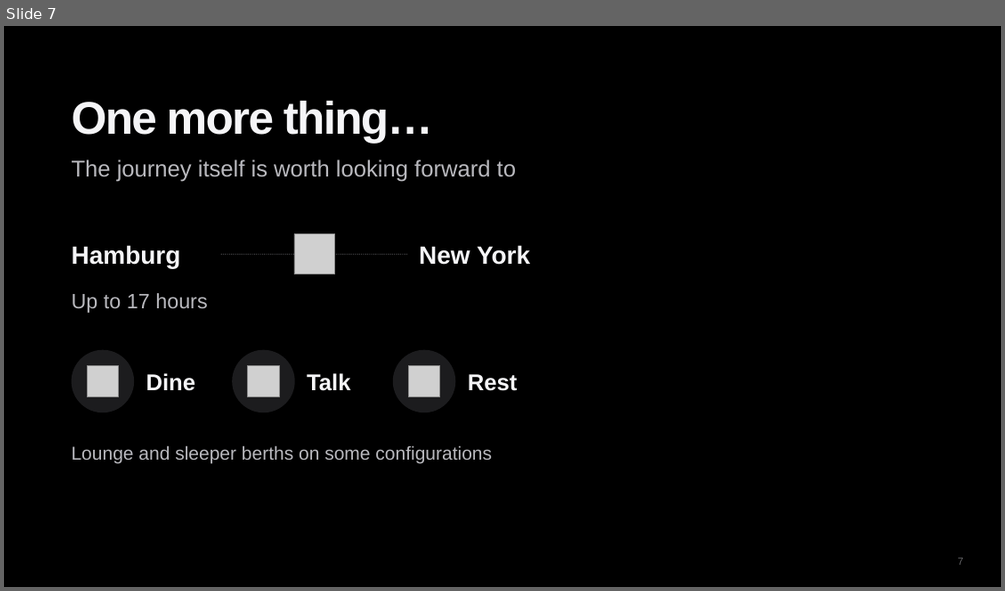
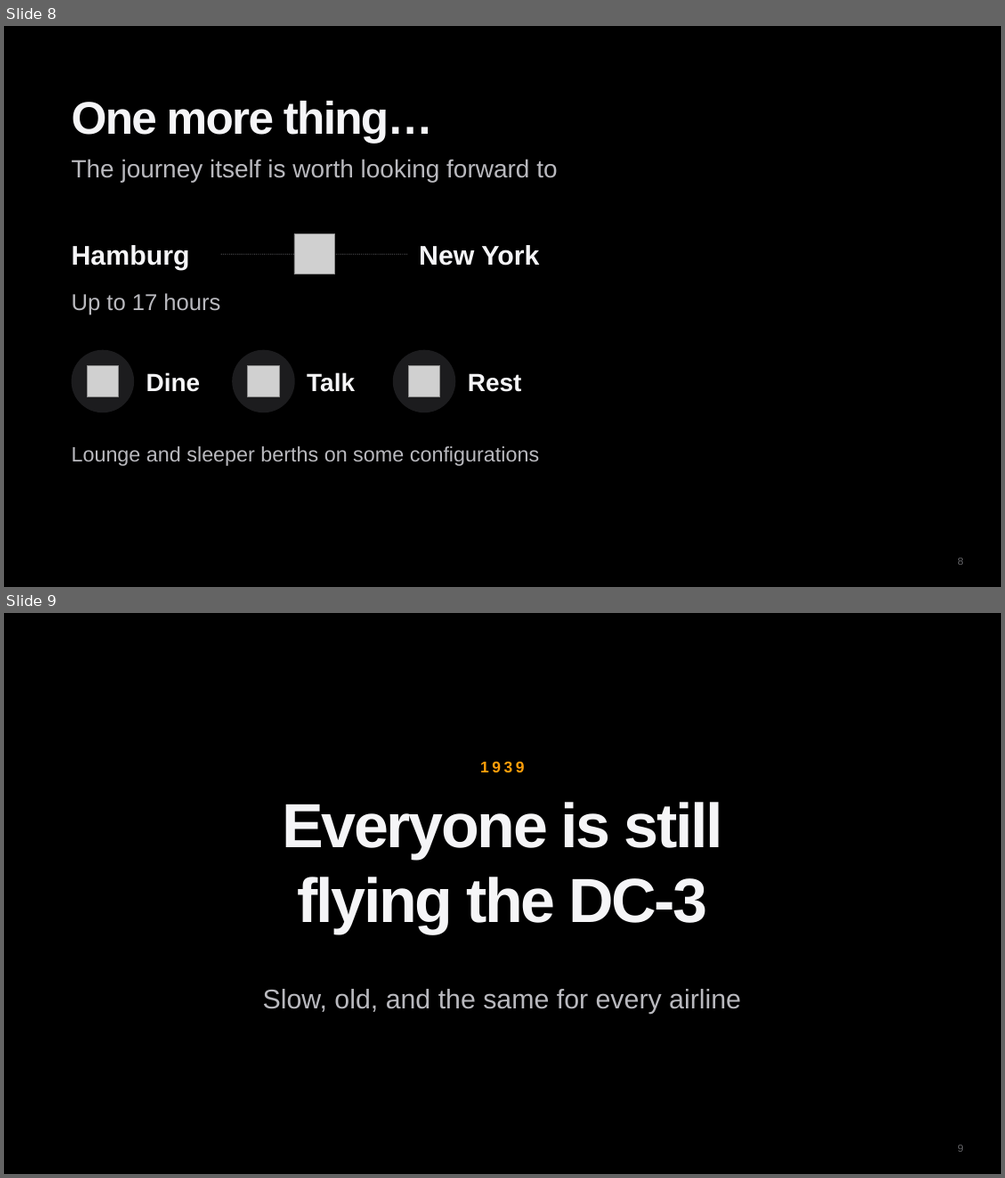
Before and after one commit to diuneilomochaufahai/claude, a slide deck: Constellation_Visual_Pitch_EN.pptx. Shown one above the other, each under a label of ours: slide 7 before the commit, slides 8 and 9 after it. The pictures are 1005x591 and 1005x1178 pixels, drawn with LibreOffice and Linux fonts; fonts in the diff are those of the drawing; grey boxes stand for pictures; background and template pictures are left out. Boxes give left, top, right and bottom in pixels: in the first picture for what was removed or moved away, otherwise in the second. Text is boxed around its words. In the diff, an @@ line names an element or a change of style, - is before the commit and + after.

```diff
--- a/Constellation_Visual_Pitch_EN.pptx
+++ b/Constellation_Visual_Pitch_EN.pptx
@@ slide 9 added at (4, 613, 1001, 1174), background #000000 @@
@@ text added at (480, 761, 524, 772), 15 pt, text #FF9F0A, bold @@
+1939
@@ text added at (282, 802, 723, 933), 60 pt, text #F5F5F7, bold @@
+Everyone is still
+flying the DC-3
@@ text added at (263, 989, 741, 1013), 26 pt, text #B9B9BE @@
+Slow, old, and the same for every airline
@@ page number added at (957, 1144, 963, 1151), 10 pt, text #636366 @@
+9
@@ what was slide 7 is now slide 8 @@
@@ slide 8 changed as well @@
@@ size 22 to 24 pt in 4 elements at (146, 372, 201, 392), (307, 372, 355, 392), (468, 373, 522, 392), (72, 159, 557, 182) @@
@@ text "Hamburg" at (72, 245, 190, 270): size 24 to 26 pt @@
@@ text "New York" at (419, 245, 539, 265): size 24 to 26 pt @@
@@ text "Up to 17 hours" at (72, 293, 220, 315): size 20 to 22 pt @@
@@ text "Lounge and sleeper berths on ..." at (72, 446, 539, 466): size 18 to 20 pt @@
@@ page number at (957, 557, 963, 564): text changed @@
-7
+8
```
Also in this commit, not shown: 15 other slides changed, 4 other slides added, 2 slides removed, 1 other file.
